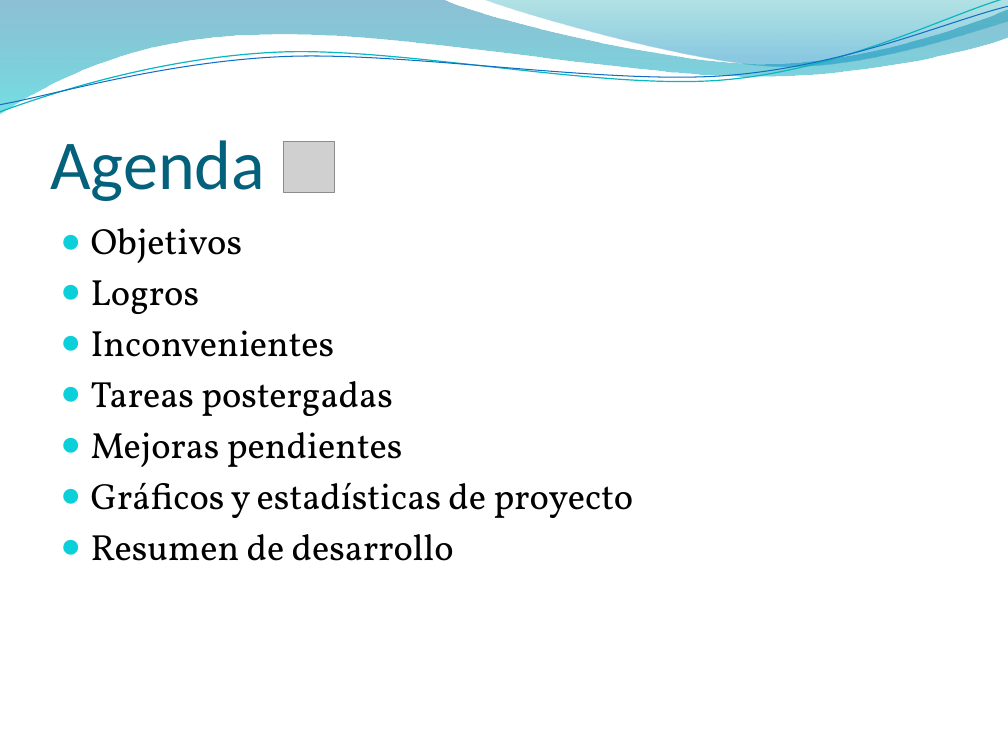
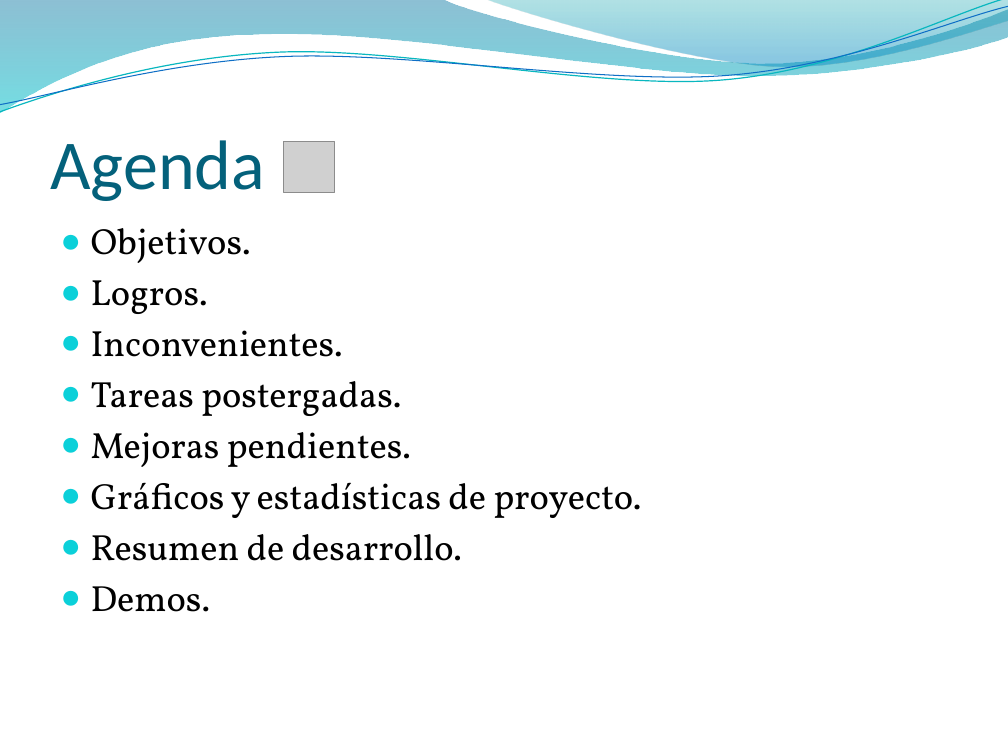
Before and after one commit to elcapo04/utn-frc-dlc-2011-liberal-peker, a slide deck: slide 2 of Proyecto final/SprintsDevelopment/Branch 02/DocumentosAEntregar/Sprint 02.pptx. Drawn at 1008x756 pixels with LibreOffice and Linux fonts; fonts in the diff are those of the drawing; grey boxes stand for pictures; background and template pictures are left out. Boxes give left, top, right and bottom in pixels: in the first picture for what was removed or moved away, otherwise in the second. Text is boxed around its words. In the diff, an @@ line names an element or a change of style, - is before the commit and + after.

```diff
--- a/Proyecto final/SprintsDevelopment/Branch 02/DocumentosAEntregar/Sprint 02.pptx
+++ b/Proyecto final/SprintsDevelopment/Branch 02/DocumentosAEntregar/Sprint 02.pptx
@@ freeform shape at (0, 0, 1008, 114): outline redrawn @@
@@ freeform shape at (0, 6, 1008, 112): outline redrawn @@
@@ text at (91, 228, 642, 612): text changed @@
-● Objetivos
-● Logros
-● Inconvenientes
-● Tareas postergadas
-● Mejoras pendientes
-● Gráficos y estadísticas de proyecto
-● Resumen de desarrollo
+● Objetivos.
+● Logros.
+● Inconvenientes.
+● Tareas postergadas.
+● Mejoras pendientes.
+● Gráficos y estadísticas de proyecto.
+● Resumen de desarrollo.
+● Demos.
```
Also in this commit, not shown: 11 other slides changed, 2 other files.
